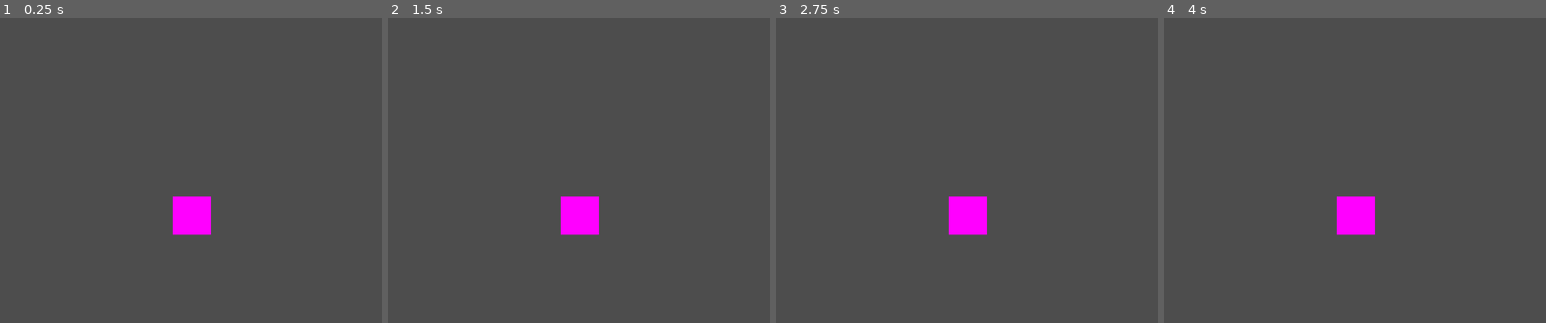
Above: before the commit, frames 1-4 (left to right).
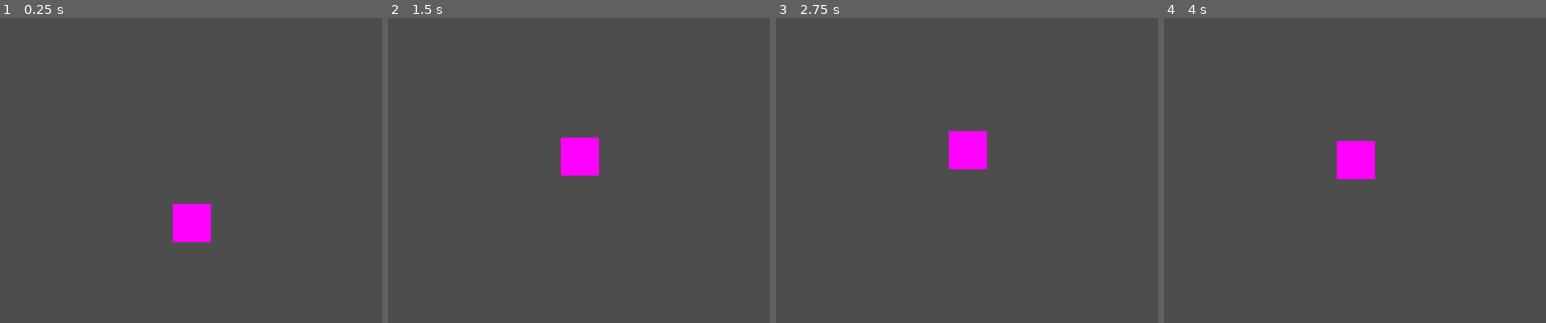
Above: after the commit, the same moments.

Repository: Sondrejk/first_day_at_the_dyrepark
Game: Godot game, scene res://ReddRudolf/ReddRudolf.tscn
The game is run twice, just before and just after one commit, with the same random seed, the same clock (stepped at 60 frames per second) and the same inputs. This scene is started directly instead of the project's main scene.
Inputs:
- Up to frame 1 (0.25 s): no input
- Up to frame 2 (1.5 s): tap Enter at 0.5 s; hold W (up) 0.53-1.28 s; hold D (right) from 0.53 s (still down); tap Shift (run) at 1.35 s
- Up to frame 3 (2.75 s): tap W (up) at 1.52, 1.55, 1.82 s; release D (right) at 2.03 s; hold A (left) from 2.03 s (still down); hold W (up) from 2.03 s (still down); tap I at 2.1 s
- Up to frame 4 (4 s): release A (left) at 2.78 s; release W (up) at 2.78 s; hold D (right) from 2.78 s (still down); tap O at 2.85 s; tap W (up) at 3.02, 3.05, 3.32 s; hold W (up) from 3.53 s (still down)
The pictures show only the part of the screen within x 2-52%, y 18-68%; the shares and areas given below are measured in that part.

The runs differ from the first frame. In frame 1, 0.5% of the frame differs, in the area x 45-56%, y 58-74%; in frame 2, 2.6%, in the area x 45-56%, y 39-72%; in frame 3, 2.6%; in frame 4, 2.5%.

Commit message:
Added jumping to ReddRudolf

Diff:
--- a/First Day At The Dyrepark/ReddRudolf/ReddRudolfPlayer.gd
+++ b/First Day At The Dyrepark/ReddRudolf/ReddRudolfPlayer.gd
@@ -1,9 +1,12 @@
 extends CharacterBody2D
 
-var jump_velocity : float = 100
-var gravity : float = 20
+var jump_velocity : float = 600
+var gravity : float = 1000
 
 func _process(delta):
-	if Input.is_action_pressed("up"):
+
+	# Jumping and gravity
+	if Input.is_action_pressed("up") and is_on_floor():
 		velocity.y -= jump_velocity
 	velocity.y += gravity * delta
+	move_and_slide()
